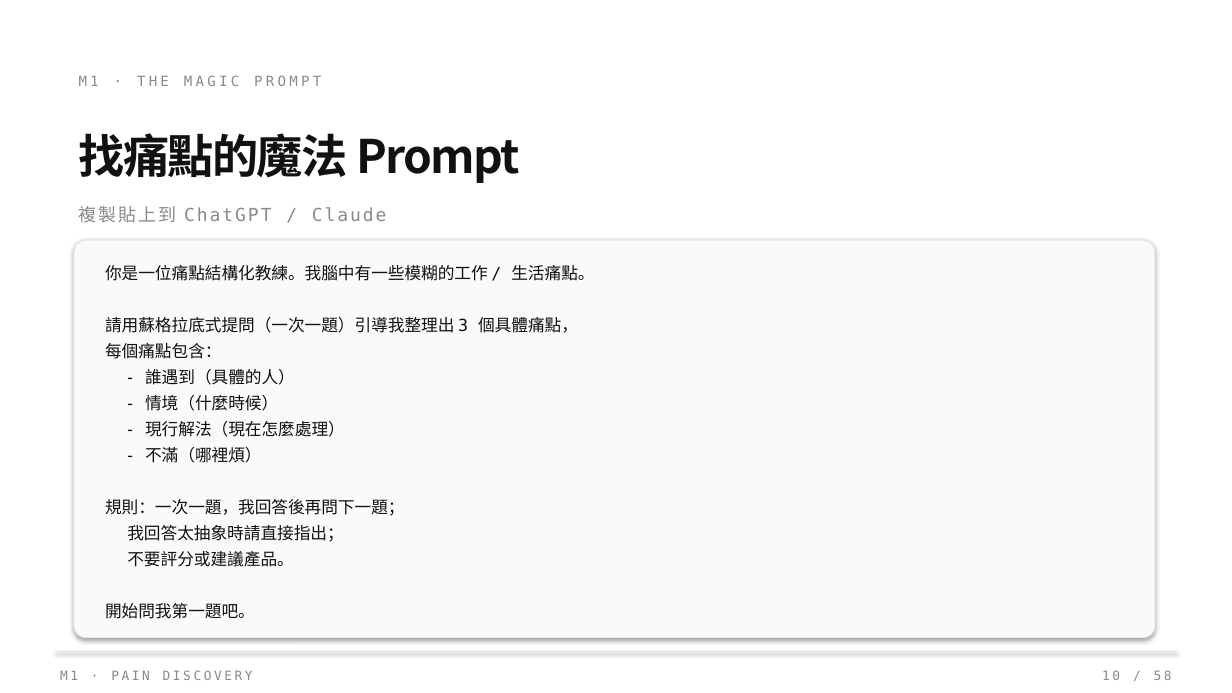
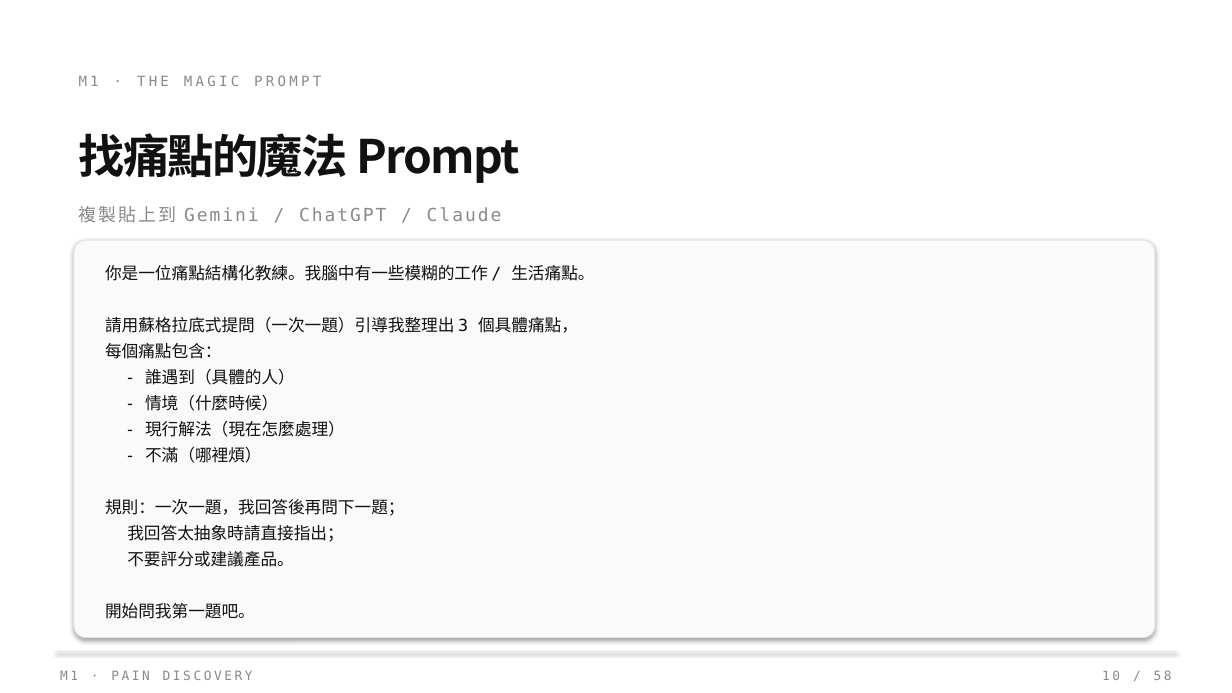
Before and after one commit to Zenobia000/SDD-agent-coding-beginner, a slide deck: slide 10 of class_plan/vibe_coding_workshop.pptx. Drawn at 1232x693 pixels with LibreOffice and Linux fonts; fonts in the diff are those of the drawing. Boxes give left, top, right and bottom in pixels: in the first picture for what was removed or moved away, otherwise in the second. Text is boxed around its words. In the diff, an @@ line names an element or a change of style, - is before the commit and + after.

```diff
--- a/class_plan/vibe_coding_workshop.pptx
+++ b/class_plan/vibe_coding_workshop.pptx
@@ text at [79,206,502,223]: text changed @@
-複製貼上到 ChatGPT / Claude
+複製貼上到 Gemini / ChatGPT / Claude
```
Also in this commit, not shown: 3 other slides changed.
